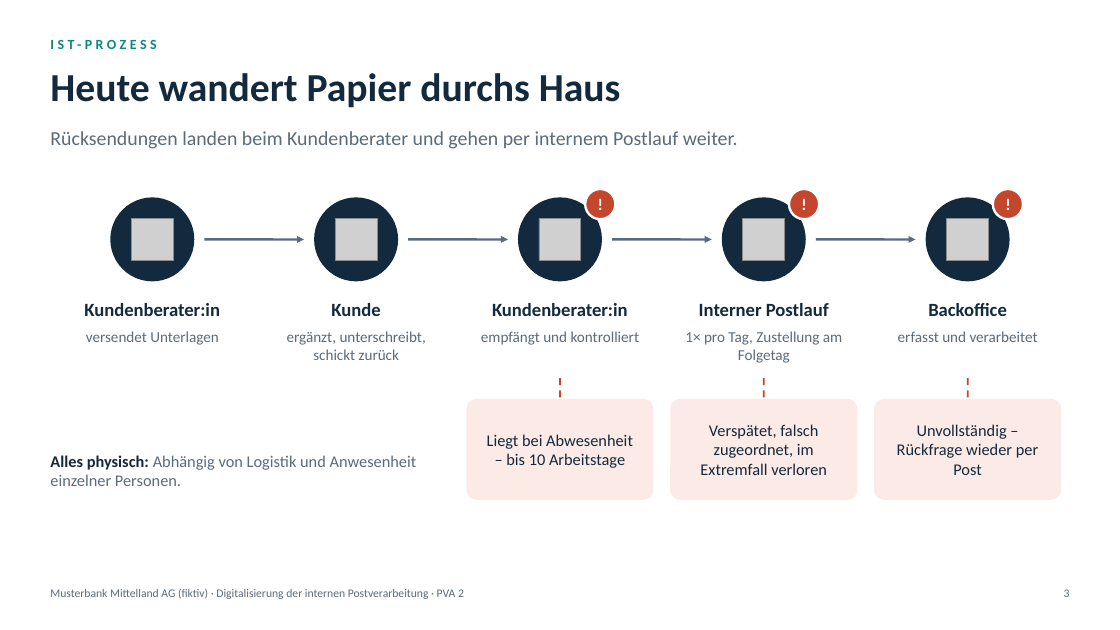
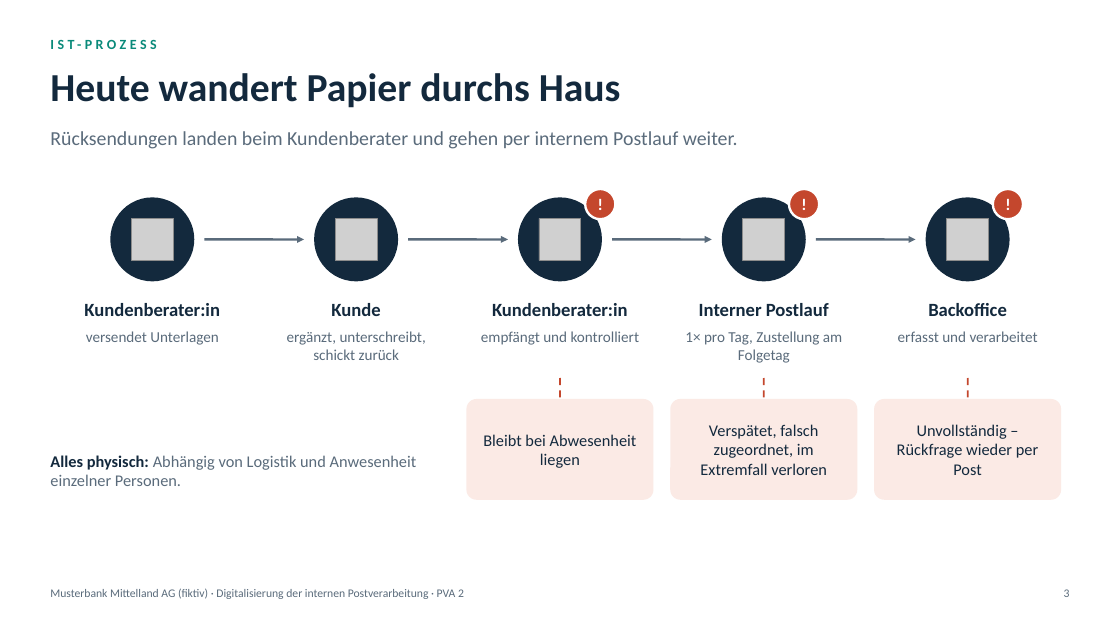
Before and after one commit to gotazlib/abgaben, a slide deck: slide 3 of requirements-engineering/RE_Projektvorstellung_Postverarbeitung.pptx. Drawn at 1120x630 pixels with LibreOffice and Linux fonts; fonts in the diff are those of the drawing; grey boxes stand for pictures. Boxes give left, top, right and bottom in pixels: in the first picture for what was removed or moved away, otherwise in the second. Text is boxed around its words. In the diff, an @@ line names an element or a change of style, - is before the commit and + after.

```diff
--- a/requirements-engineering/RE_Projektvorstellung_Postverarbeitung.pptx
+++ b/requirements-engineering/RE_Projektvorstellung_Postverarbeitung.pptx
@@ text at [483,434,637,468]: text changed @@
-Liegt bei Abwesenheit – bis 10 Arbeitstage
+Bleibt bei Abwesenheit liegen
```
Also in this commit, not shown: 2 other slides changed, 1 slide added, 4 slides removed, 3 other files.
